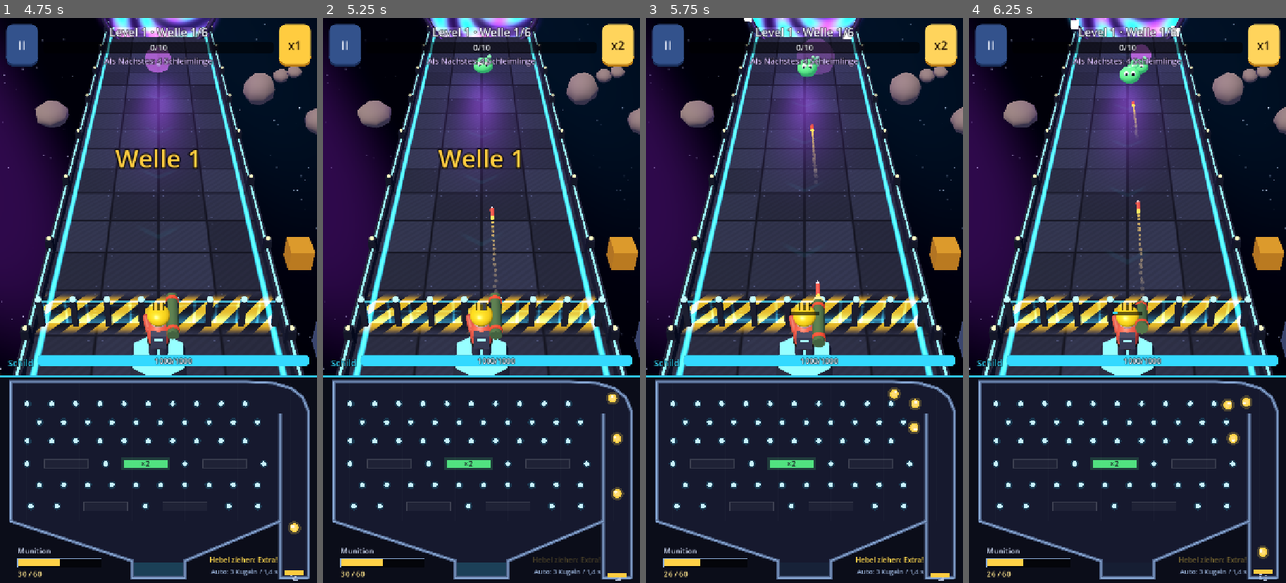
Above: before the commit, frames 1-4 (left to right).
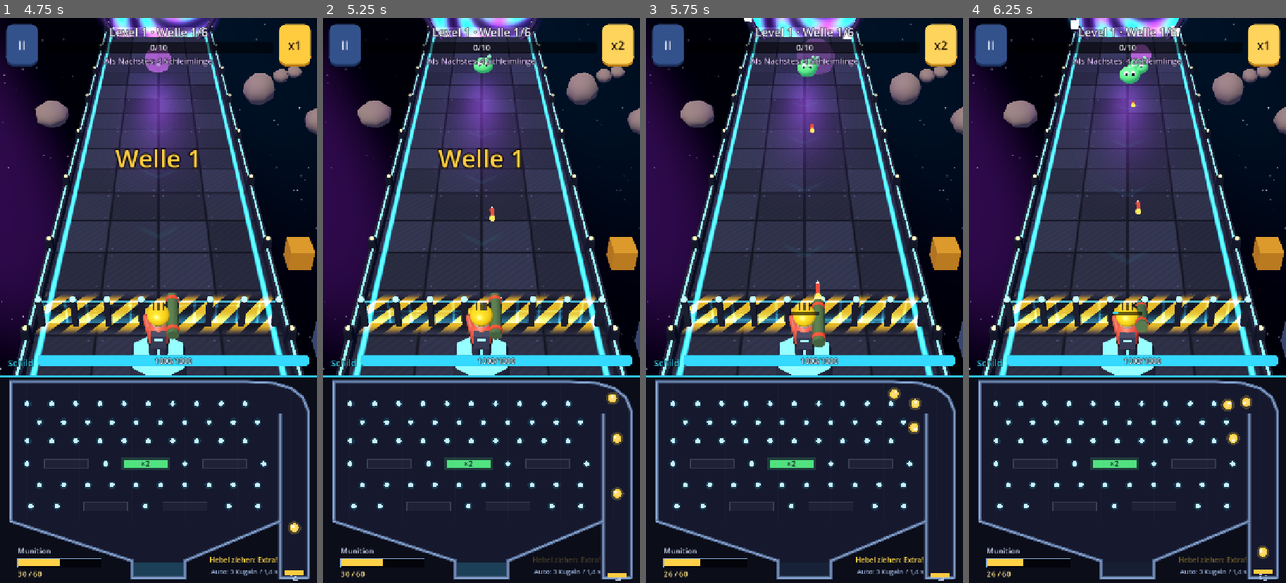
Above: after the commit, the same moments.

Repository: ramonweihmann-ops/Handy-App-Tower-Defense_-No-Name
Game: Godot game, scene res://scenes/main.tscn
Same seed, same stepped clock (60 frames per second), same inputs: the game is played once before the commit and once after it.
Inputs (mouse positions are in pixels of both pictures, inside the frame that each line leads up to):
- Up to frame 1 (4.75 s): click "Level 1" at 0.5 s; click "II" at 1.25 s; click "x1" at 2 s; click (60, 328) at 2.77 s; click "II" at 3.5 s; click "Weiter" at 4.25 s
- Up to frame 2 (5.25 s): click "x1" at 5 s
- Up to frame 3 (5.75 s): no input
- Up to frame 4 (6.25 s): click "x2" at 5.75 s

Frame 1 is identical in both runs. In frame 2, less than 0.1% of the frame differs, in the area x 52-56%, y 33-49%; in frame 3, less than 0.1%; in frame 4, 0.2%, in the area x 46-57%, y 14-56%.

Commit message:
Ruckler durch Geschosse und Effekte verringern
- Geschosse, Raketen, Blitze und Explosionen nutzen einmal angelegte
  Formen und Materialien, statt pro Schuss neue zu bauen
- Rauchschweif der Raketen entfernt, Explosion mit einem Effekt weniger
- Brocken lädt in 2,0 statt 2,4 Sekunden nach
- Bildrate und Rechenzeit werden im Kampf in die Browser-Konsole
  geschrieben (für Leistungsmessungen)

Co-Authored-By: Claude Opus 5.5 <noreply@anthropic.com>
Claude-Session: https://claude.ai/code/session_01NwX5XbY2Qvumx1eymUyNiA

Diff:
--- a/game/scripts/battle/battle.gd
+++ b/game/scripts/battle/battle.gd
@@ -368,8 +368,7 @@
 	if ammo_type == "normal":
 		col = Color(1.0, 0.6, 0.2)
 	Fx.flash(self, pos, col, radius, 0.28)
-	Fx.burst(self, pos, col, 22, 6.0, 0.12, 0.6)
-	Fx.burst(self, pos, Color(0.35, 0.35, 0.4), 10, 2.0, 0.2, 0.9)
+	Fx.burst(self, pos, col, 14, 6.0, 0.12, 0.5)
 	add_shake(0.22)
 
 
--- a/game/scripts/battle/fx.gd
+++ b/game/scripts/battle/fx.gd
@@ -13,6 +13,43 @@
 	m.emission = color * emission
 	m.set_meta("base_emission", m.emission)
 	return m
+
+
+## Gemeinsame Formen und Materialien, die sich nie ändern. Neue Formen pro Schuss
+## anzulegen kostet im Browser am Handy spürbar Zeit.
+static func _cache() -> Dictionary:
+	if not Engine.has_meta("fx_cache"):
+		Engine.set_meta("fx_cache", {})
+	return Engine.get_meta("fx_cache")
+
+
+static func shared_mesh(key: String, make: Callable) -> Mesh:
+	var c := _cache()
+	if not c.has(key):
+		c[key] = make.call()
+	return c[key]
+
+
+static func shared_glow(color: Color) -> StandardMaterial3D:
+	var c := _cache()
+	var key := "glow:" + color.to_html()
+	if not c.has(key):
+		c[key] = glow_mat(color)
+	return c[key]
+
+
+static func unit_sphere() -> Mesh:
+	return shared_mesh("sphere1", func() -> Mesh:
+		var m := SphereMesh.new()
+		m.radius = 1.0
+		m.height = 2.0
+		m.radial_segments = 12
+		m.rings = 6
+		return m)
+
+
+static func unit_box() -> Mesh:
+	return shared_mesh("box1", func() -> Mesh: return BoxMesh.new())
 
 
 static func glow_mat(color: Color, alpha := 1.0) -> StandardMaterial3D:
@@ -112,7 +149,7 @@
 ## Aufblähende, verblassende Kugel (Explosion, Mündungsblitz, Auftauchen).
 static func flash(parent: Node, pos: Vector3, color: Color, radius: float, duration := 0.25) -> void:
 	var m := glow_mat(color, 0.9)
-	var s := sphere(1.0, m, 12, 6)
+	var s := inst(unit_sphere(), m)
 	parent.add_child(s)
 	s.global_position = pos
 	s.scale = Vector3.ONE * radius * 0.2
@@ -154,7 +191,8 @@
 	var length := a.distance_to(b)
 	if length < 0.001:
 		return
-	var seg := box(Vector3(thickness, thickness, length), material)
+	var seg := inst(unit_box(), material)
 	parent.add_child(seg)
 	seg.global_position = (a + b) * 0.5
 	seg.look_at(b, Vector3.UP if absf((b - a).normalized().y) < 0.95 else Vector3.RIGHT)
+	seg.scale = Vector3(thickness, thickness, length)
--- a/game/scripts/battle/projectile.gd
+++ b/game/scripts/battle/projectile.gd
@@ -24,7 +24,6 @@
 var _s := 0.0
 var _length := 1.0
 var _arc := 0.0
-var _trail: CPUParticles3D
 
 
 func launch(battle_: Battle, kind_: String, from: Vector3, target_: Enemy, dmg_: float, crit_: bool,
@@ -43,45 +42,38 @@
 	var col: Color = AMMO_COLORS.get(ammo_type, AMMO_COLORS["normal"])
 	if kind == "rocket":
 		_arc = clampf(_length * 0.12, 0.6, 2.5)
-		var body := Fx.cylinder(0.08, 0.08, 0.42, Fx.mat(Color(0.85, 0.25, 0.2), 0.2))
+		var body := Fx.inst(Fx.shared_mesh("rocket_body", func() -> Mesh:
+			var m := CylinderMesh.new()
+			m.top_radius = 0.08
+			m.bottom_radius = 0.08
+			m.height = 0.42
+			m.radial_segments = 8
+			return m), Fx.shared_glow(Color(0.85, 0.25, 0.2)))
 		body.rotation.x = PI * 0.5
 		add_child(body)
-		var tip := Fx.cylinder(0.0, 0.08, 0.16, Fx.mat(Color(0.9, 0.9, 0.9)))
+		var tip := Fx.inst(Fx.shared_mesh("rocket_tip", func() -> Mesh:
+			var m := CylinderMesh.new()
+			m.top_radius = 0.0
+			m.bottom_radius = 0.08
+			m.height = 0.16
+			m.radial_segments = 8
+			return m), Fx.shared_glow(Color(0.9, 0.9, 0.9)))
 		tip.rotation.x = -PI * 0.5
 		tip.position.z = -0.29
 		add_child(tip)
-		var glow := Fx.sphere(0.09, Fx.glow_mat(col), 8, 4)
-		glow.position.z = 0.24
+		var glow := Fx.inst(Fx.unit_sphere(), Fx.shared_glow(col))
+		glow.scale = Vector3.ONE * 0.12
+		glow.position.z = 0.26
 		add_child(glow)
-		_trail = CPUParticles3D.new()
-		_trail.amount = 24
-		_trail.lifetime = 0.45
-		_trail.local_coords = false
-		var m := SphereMesh.new()
-		m.radius = 0.09
-		m.height = 0.18
-		m.radial_segments = 6
-		m.rings = 3
-		var pm := StandardMaterial3D.new()
-		pm.shading_mode = BaseMaterial3D.SHADING_MODE_UNSHADED
-		pm.vertex_color_use_as_albedo = true
-		pm.transparency = BaseMaterial3D.TRANSPARENCY_ALPHA
-		m.material = pm
-		_trail.mesh = m
-		_trail.gravity = Vector3(0, 0.6, 0)
-		_trail.initial_velocity_max = 0.3
-		var grad := Gradient.new()
-		grad.set_color(0, Color(1.0, 0.7, 0.3, 0.9))
-		grad.set_color(1, Color(0.5, 0.5, 0.55, 0.0))
-		_trail.color_ramp = grad
-		var curve := Curve.new()
-		curve.add_point(Vector2(0, 0.6))
-		curve.add_point(Vector2(1, 1.6))
-		_trail.scale_amount_curve = curve
-		_trail.position.z = 0.25
-		add_child(_trail)
 	else:
-		var b := Fx.capsule(0.045 * size, 0.34 * size, Fx.glow_mat(col))
+		var key := "bullet:%.2f" % size
+		var b := Fx.inst(Fx.shared_mesh(key, func() -> Mesh:
+			var m := CapsuleMesh.new()
+			m.radius = 0.045 * size
+			m.height = 0.34 * size
+			m.radial_segments = 6
+			m.rings = 2
+			return m), Fx.shared_glow(col))
 		b.rotation.x = PI * 0.5
 		add_child(b)
 
@@ -104,8 +96,6 @@
 func _impact() -> void:
 	if kind == "rocket":
 		battle.explode(_last_target, splash, dmg, crit, ammo_type)
-		if _trail:
-			_trail.emitting = false
 	elif is_instance_valid(target) and target.alive:
 		battle.apply_hit(target, dmg, crit, ammo_type)
 		if pierce > 0:
--- a/game/scripts/game_data.gd
+++ b/game/scripts/game_data.gd
@@ -34,7 +34,7 @@
 		"family": "rocket",
 		"color": Color(0.88, 0.3, 0.22),
 		"skin": Color(0.96, 0.8, 0.66),
-		"damage": 70.0, "interval": 0.9, "mag": 2, "reload": 2.4, "cost": 4, "splash": 2.2,
+		"damage": 70.0, "interval": 0.9, "mag": 2, "reload": 2.0, "cost": 4, "splash": 2.2,
 	},
 	"volta": {
 		"name": "Volta",
--- a/game/scripts/main.gd
+++ b/game/scripts/main.gd
@@ -149,7 +149,19 @@
 	_column.offset_bottom = 0.0
 
 
+var _perf_t := 0.0
+
+
 func _process(delta: float) -> void:
+	# Leistungsmessung für Tests im Browser (erscheint in der Browser-Konsole)
+	_perf_t += delta / maxf(0.01, Engine.time_scale)
+	if _perf_t >= 2.0 and state == "battle":
+		_perf_t = 0.0
+		print("PERF fps=%d tempo=%d gegner=%d kugeln=%d knoten=%d physik_ms=%.1f bild_ms=%.1f" % [
+			Engine.get_frames_per_second(), tempo, battle.enemies.size(), ball_run.ball_count(),
+			Performance.get_monitor(Performance.OBJECT_NODE_COUNT),
+			Performance.get_monitor(Performance.TIME_PHYSICS_PROCESS) * 1000.0,
+			Performance.get_monitor(Performance.TIME_PROCESS) * 1000.0])
 	if _autotest and state == "battle":
 		if battle.elapsed > 900.0:
 			_finish_autotest("timeout")
@@ -668,3 +680,9 @@
 	var cfg := ConfigFile.new()
 	cfg.set_value("progress", "max_level", max_unlocked)
 	cfg.save(SAVE_PATH)
+
+
+func _exit_tree() -> void:
+	# Gemeinsame Formen vor dem Herunterfahren der Grafik freigeben
+	if Engine.has_meta("fx_cache"):
+		Engine.remove_meta("fx_cache")
Not shown, changed: docs/pilot/index.html
Not shown, removed: docs/pilot/spiel-20261030-202153.pck
Not shown, added: docs/pilot/spiel-20261030-210601.apple-touch-icon.png
Not shown, added: docs/pilot/spiel-20261030-210601.audio.position.worklet.js
Not shown, added: docs/pilot/spiel-20261030-210601.audio.worklet.js
Not shown, added: docs/pilot/spiel-20261030-210601.html
Not shown, added: docs/pilot/spiel-20261030-210601.icon.png
Not shown, added: docs/pilot/spiel-20261030-210601.js
Not shown, added: docs/pilot/spiel-20261030-210601.pck
Not shown, added: docs/pilot/spiel-20261030-210601.png
Not shown, added: docs/pilot/spiel-20261030-210601.wasm
